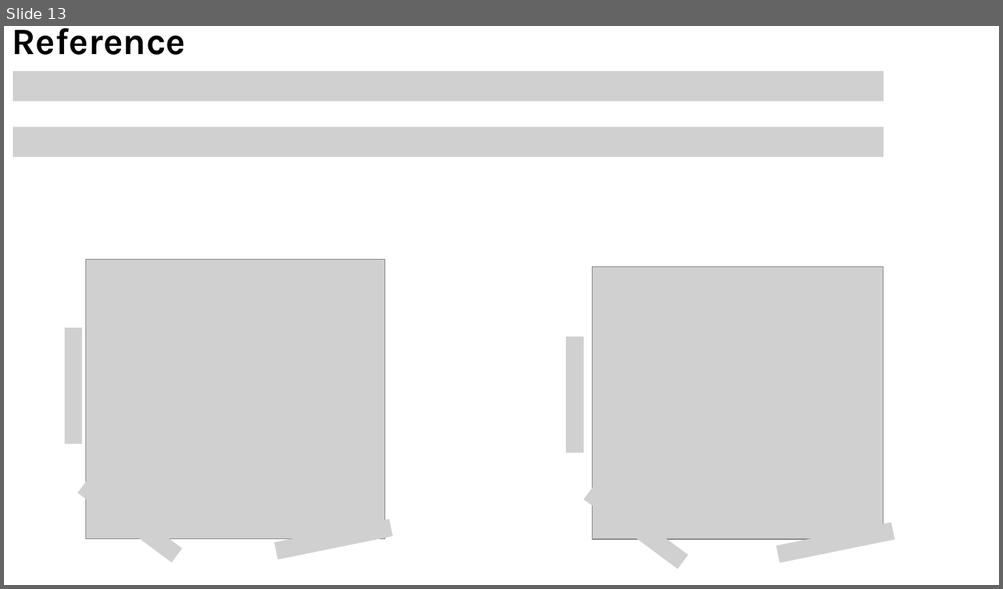
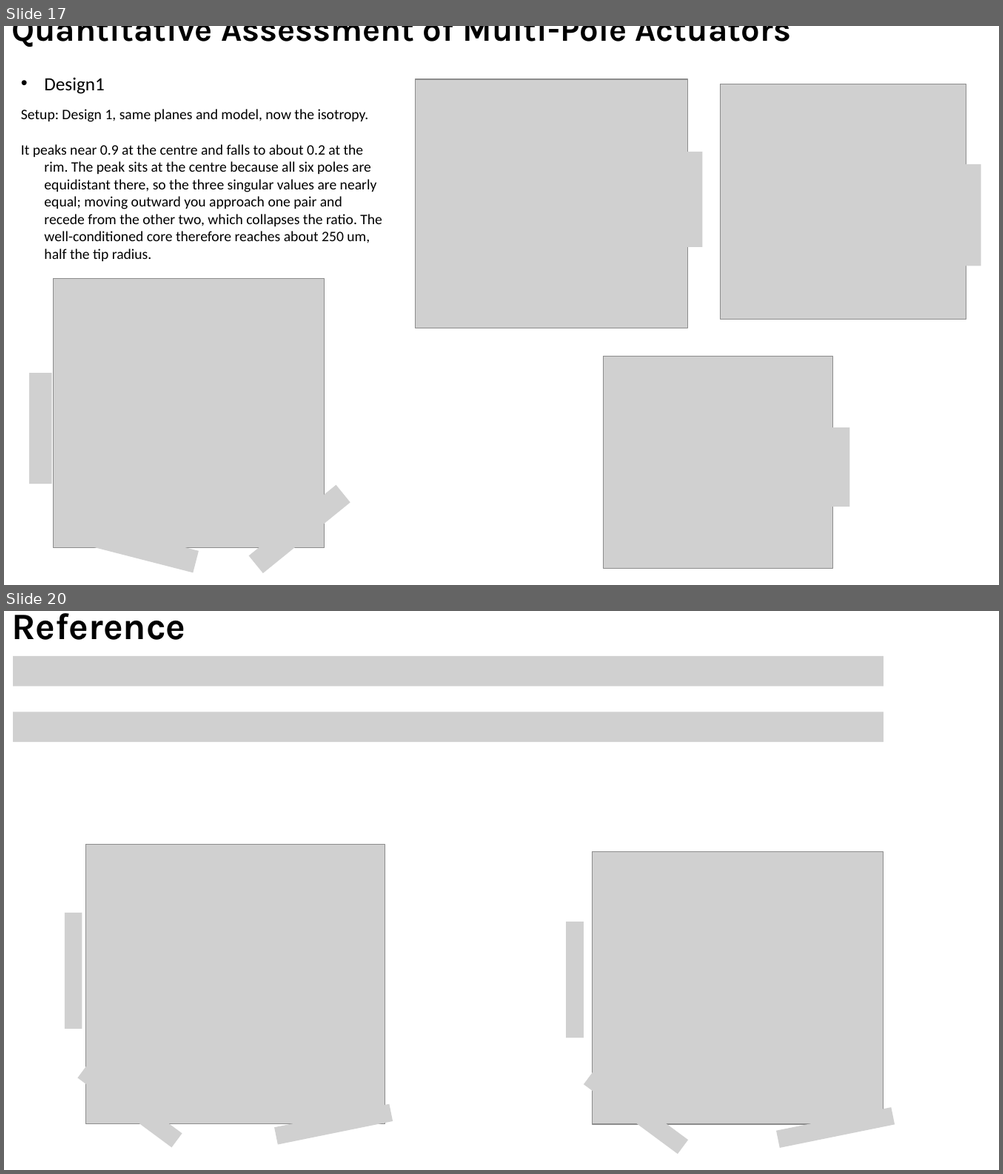
Before and after one commit to sss0933777958-afk/FEM_sim, a slide deck: magnetic_sim/ANSYS/main/figures/Paper_fig_V5.pptx. Shown one above the other, each under a label of ours: slide 13 before the commit, slides 17 and 20 after it; the slides between them are not shown. The pictures are 1003x589 and 1003x1174 pixels, drawn with LibreOffice and Linux fonts; fonts in the diff are those of the drawing; grey boxes stand for pictures. Boxes give left, top, right and bottom in pixels: in the first picture for what was removed or moved away, otherwise in the second. Text is boxed around its words. In the diff, an @@ line names an element or a change of style, - is before the commit and + after.

```diff
--- a/magnetic_sim/ANSYS/main/figures/Paper_fig_V5.pptx
+++ b/magnetic_sim/ANSYS/main/figures/Paper_fig_V5.pptx
@@ slide 17 added at box(4, 26, 999, 585), background #FFFFFF @@
@@ title added at box(11, 26, 791, 47), 32.4 pt, text #000000, bold @@
+Quantitative Assessment of Multi-Pole Actuators
@@ text added at box(44, 77, 104, 94), 18 pt, text #000000 @@
+• Design1
@@ picture added at box(415, 79, 687, 328) @@
@@ picture added at box(720, 84, 966, 320) @@
@@ text added at box(21, 109, 382, 261), 14 pt, text #000000 @@
+Setup: Design 1, same planes and model, now the isotropy.
+It peaks near 0.9 at the centre and falls to about 0.2 at the rim. The peak sits at the centre because all six poles are equidistant there, so the three singular values are nearly equal; moving outward you approach one pair and recede from the other two, which collapses the ratio. The well-conditioned core therefore reaches about 250 um, half the tip radius.
@@ picture added at box(672, 151, 703, 247) @@
@@ picture added at box(951, 164, 981, 266) @@
@@ picture added at box(603, 357, 832, 568) @@
@@ group added at box(30, 278, 350, 574): 4 pictures @@
@@ picture added at box(819, 427, 849, 506) @@
@@ what was slide 13 is now slide 20 @@
```
Also in this commit, not shown: 9 slides changed, 6 other slides added, 33 other files.
